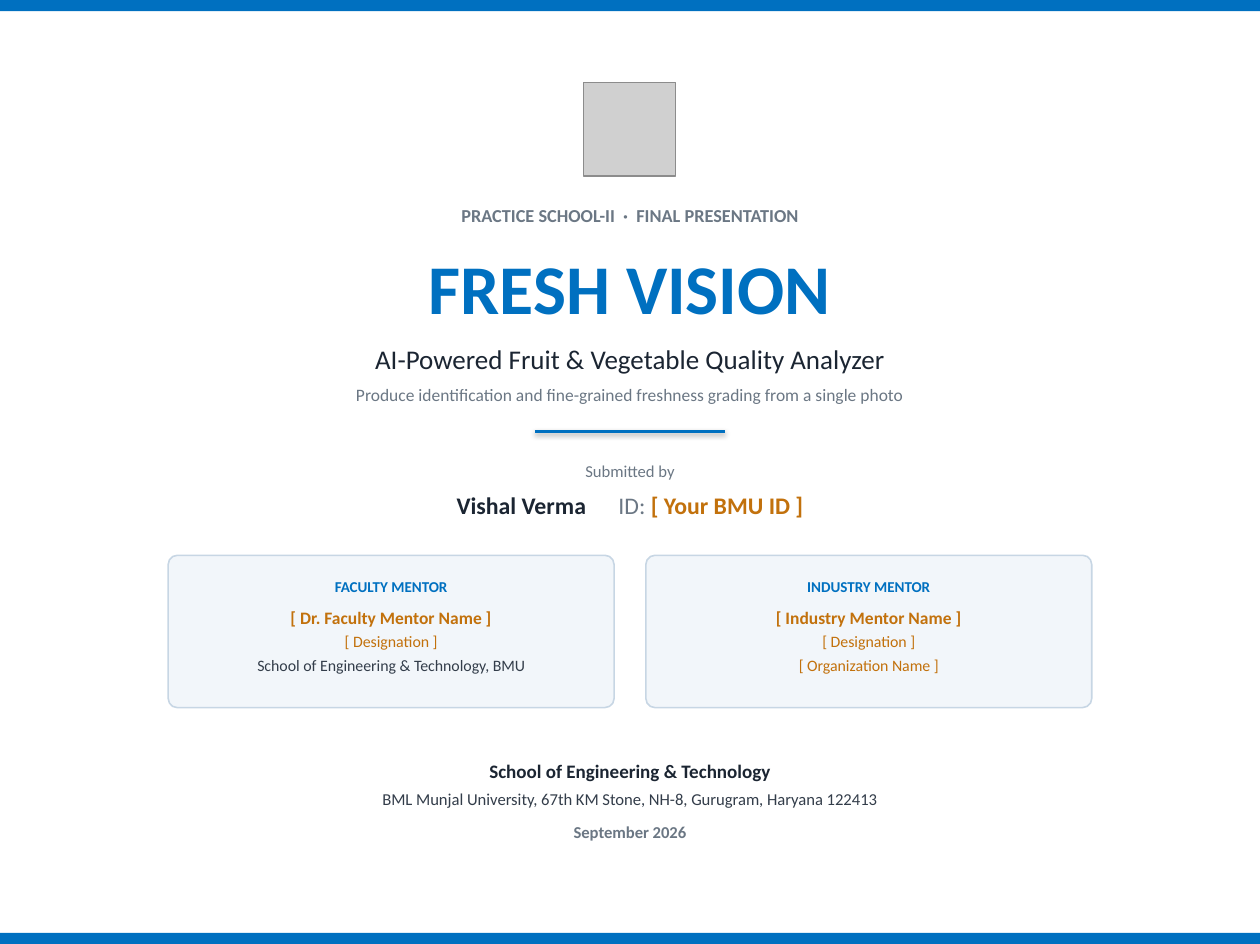
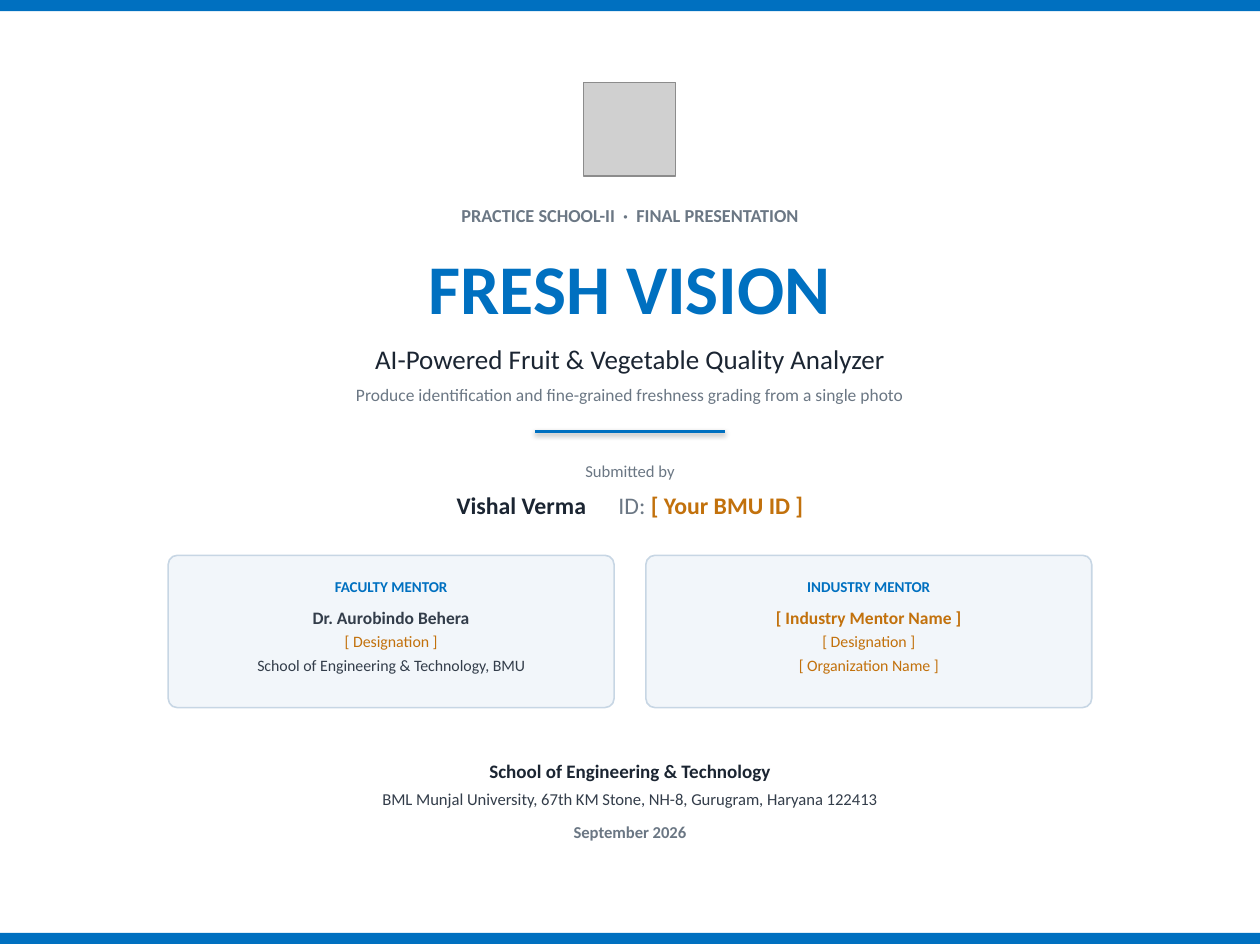
Before and after one commit to 2ViShAlv1/Fresh-Vision, a slide deck: slide 1 of Fresh_Vision_PS-II_Presentation.pptx. Drawn at 1260x944 pixels with LibreOffice and Linux fonts; fonts in the diff are those of the drawing; grey boxes stand for pictures. Boxes give left, top, right and bottom in pixels: in the first picture for what was removed or moved away, otherwise in the second. Text is boxed around its words. In the diff, an @@ line names an element or a change of style, - is before the commit and + after.

```diff
--- a/Fresh_Vision_PS-II_Presentation.pptx
+++ b/Fresh_Vision_PS-II_Presentation.pptx
@@ text at [313,611,469,624]: text changed; text colour #C2710C to #333D4A @@
-[ Dr. Faculty Mentor Name ]
+Dr. Aurobindo Behera
```
Also in this commit, not shown: 1 other file.
